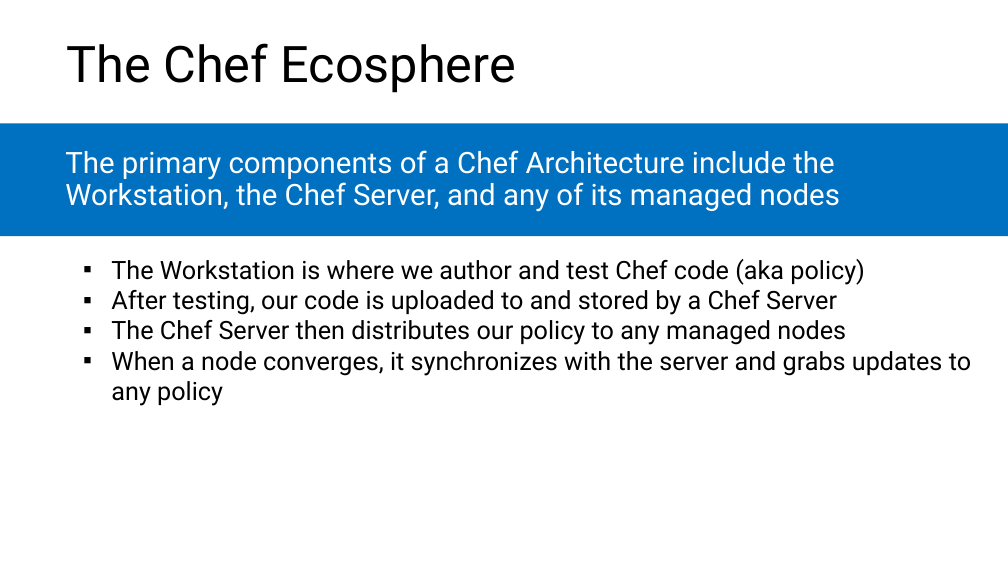
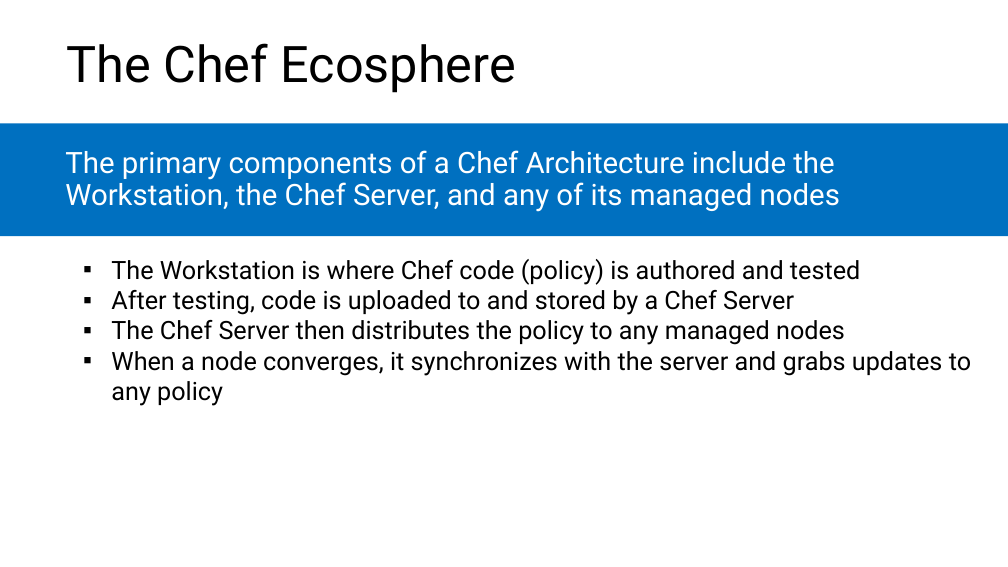
Before and after one commit to microsoft/AcademicContent, a slide deck: slide 33 of Complimentary Course Content/Module7/Lessons/Module7_Lesson3 Introduction to Chef.pptx. Drawn at 1008x567 pixels with LibreOffice and Linux fonts; fonts in the diff are those of the drawing. Boxes give left, top, right and bottom in pixels: in the first picture for what was removed or moved away, otherwise in the second. Text is boxed around its words. In the diff, an @@ line names an element or a change of style, - is before the commit and + after.

```diff
--- a/Complimentary Course Content/Module7/Lessons/Module7_Lesson3 Introduction to Chef.pptx
+++ b/Complimentary Course Content/Module7/Lessons/Module7_Lesson3 Introduction to Chef.pptx
@@ text at (111, 259, 860, 345): text changed @@
-    ▪ The Workstation is where we author and test Chef code (aka policy)
-    ▪ After testing, our code is uploaded to and stored by a Chef Server
-    ▪ The Chef Server then distributes our policy to any managed nodes
+    ▪ The Workstation is where Chef code (policy) is authored and tested
+    ▪ After testing, code is uploaded to and stored by a Chef Server
+    ▪ The Chef Server then distributes the policy to any managed nodes
```
Also in this commit, not shown: 16 other slides changed, 5 other files.
